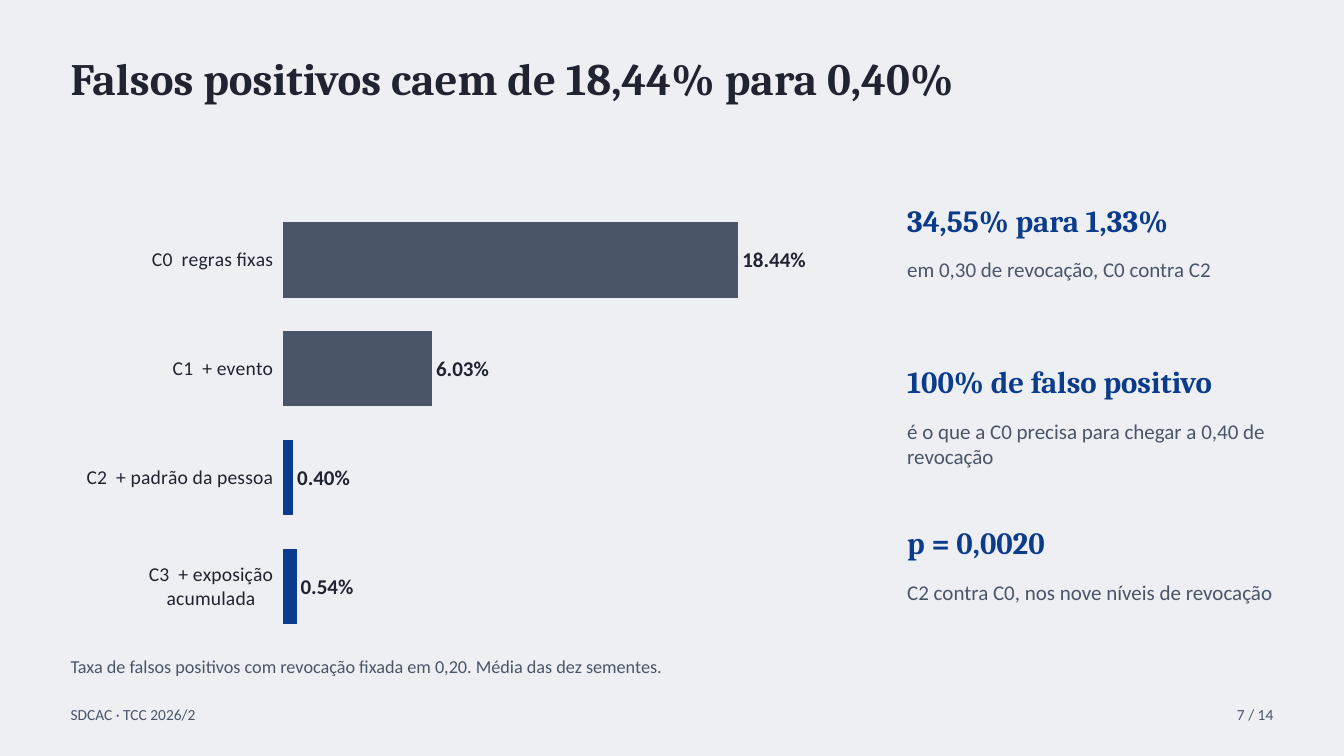
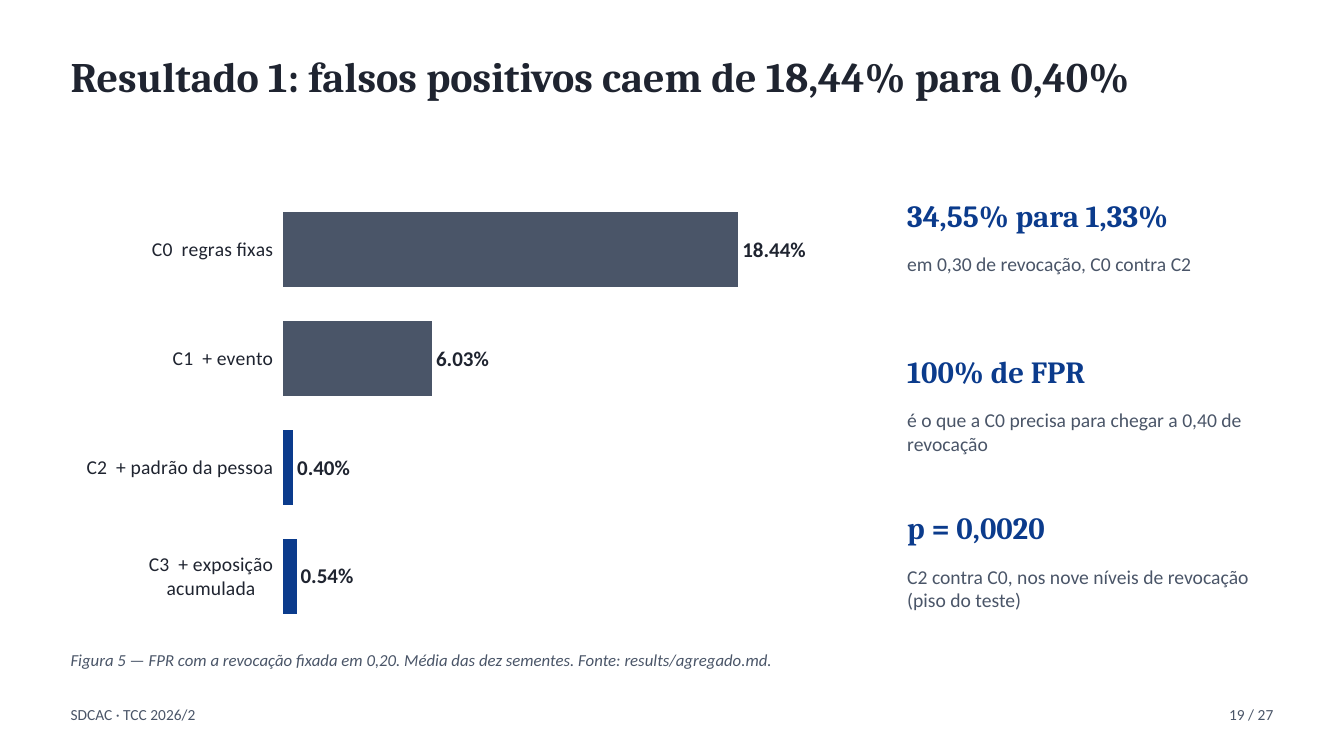
Before and after one commit to Codexrocks/TCC_SDCAC, a slide deck: slide 19 of apresentacao/apresentacao-sdcac.pptx (slide 7 before the commit). Drawn at 1344x756 pixels with LibreOffice and Linux fonts; fonts in the diff are those of the drawing. Boxes give left, top, right and bottom in pixels: in the first picture for what was removed or moved away, otherwise in the second. Text is boxed around its words. In the diff, an @@ line names an element or a change of style, - is before the commit and + after.

```diff
--- a/apresentacao/apresentacao-sdcac.pptx
+++ b/apresentacao/apresentacao-sdcac.pptx
@@ background #EDEFF2 to #FFFFFF @@
@@ text at (71, 62, 1130, 101): text changed; size 32 to 30 pt @@
-Falsos positivos caem de 18,44% para 0,40%
+Resultado 1: falsos positivos caem de 18,44% para 0,40%
@@ bar chart: place and size @@
-bar chart at (71, 197, 867, 650)
+bar chart at (71, 187, 867, 640)
@@ text "34,55% para 1,33%": place and size @@
-text "34,55% para 1,33%" at (907, 211, 1168, 239)
+text "34,55% para 1,33%" at (907, 206, 1168, 234)
@@ text "em 0,30 de revocação, C0 ..." at (907, 257, 1191, 275): size 15 to 14 pt @@
@@ text at (907, 361, 1085, 384): text changed @@
-100% de falso positivo
+100% de FPR
@@ text "é o que a C0 ..." at (907, 413, 1241, 455): size 15 to 14 pt @@
@@ text "é o que a C0 ...": place and size @@
-text "é o que a C0 ..." at (907, 424, 1264, 468)
+text "é o que a C0 ..." at (907, 413, 1241, 455)
@@ text "p = 0,0020": place and size @@
-text "p = 0,0020" at (907, 533, 1044, 561)
+text "p = 0,0020" at (907, 518, 1044, 546)
@@ text at (907, 570, 1249, 610): text changed; size 15 to 14 pt @@
-C2 contra C0, nos nove níveis de revocação
+C2 contra C0, nos nove níveis de revocação (piso do teste)
@@ text at (71, 654, 772, 669): text changed; size 13 to 12 pt; italic on @@
-Taxa de falsos positivos com revocação fixada em 0,20. Média das dez sementes.
+Figura 5 — FPR com a revocação fixada em 0,20. Média das dez sementes. Fonte: results/agregado.md.
@@ text at (1229, 710, 1274, 720): text changed @@
-7 / 14
+19 / 27
```
Also in this commit, not shown: 5 other slides changed, 21 slides added, 8 slides removed, 10 other files.
